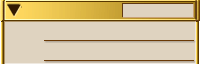
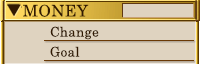
Revision of a layered w=200, h=64 image; what changed, layer by layer:
added layer "Goal" above "Change" over (50, 46, 80, 57)
added layer "Change" above "MONEY" over (50, 26, 99, 40)
added layer "MONEY" above "Layer 2" over (23, 4, 89, 17)
